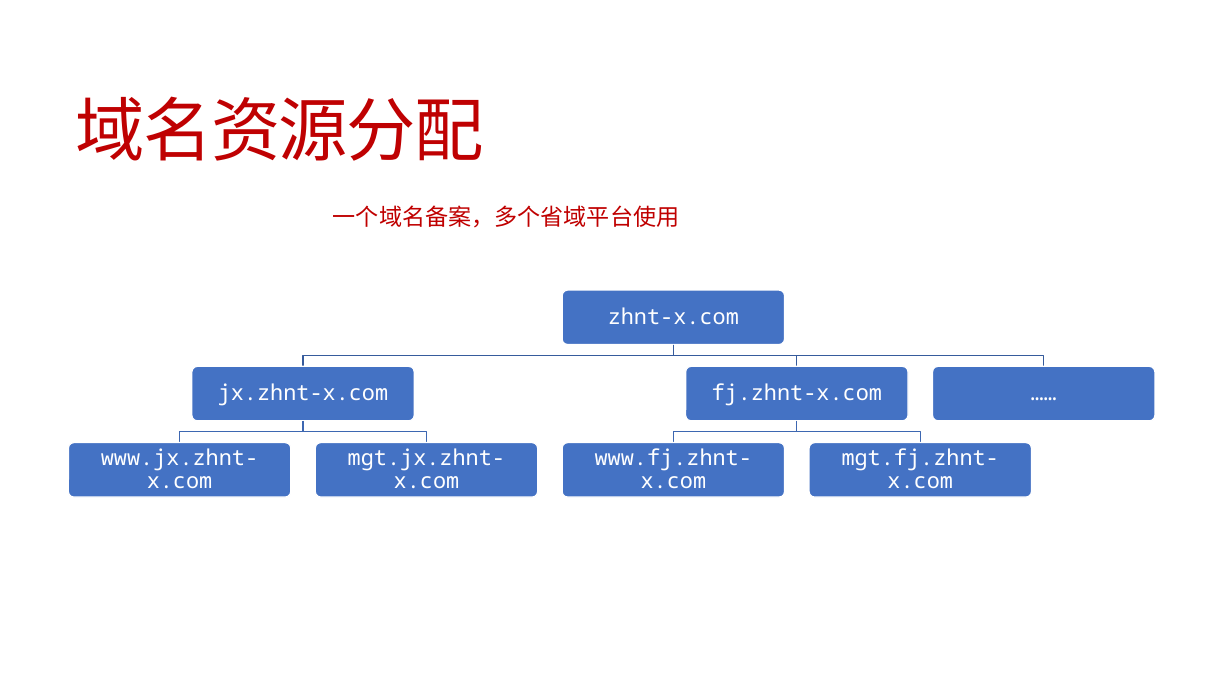
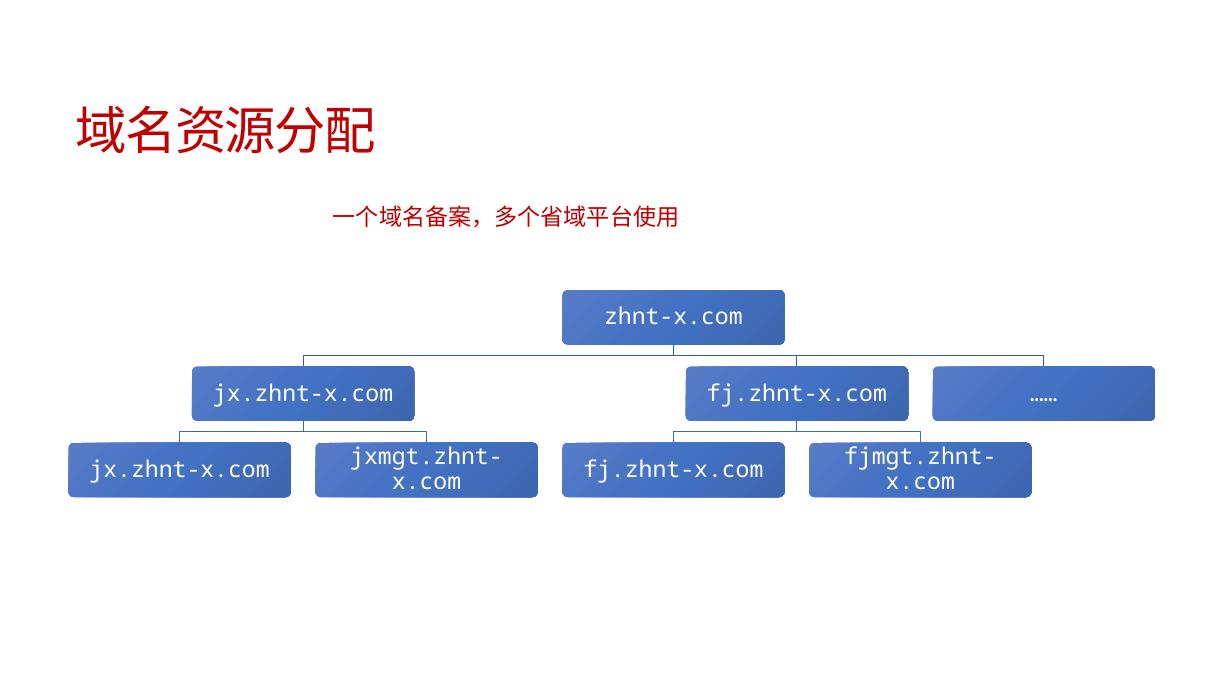
Before and after one commit to jzgi/chainsmart, a slide deck: slide 16 of Docs/品链供销平台.pptx. Drawn at 1232x693 pixels with LibreOffice and Linux fonts; fonts in the diff are those of the drawing. Boxes give left, top, right and bottom in pixels: in the first picture for what was removed or moved away, otherwise in the second. Text is boxed around its words. In the diff, an @@ line names an element or a change of style, - is before the commit and + after.

```diff
--- a/Docs/品链供销平台.pptx
+++ b/Docs/品链供销平台.pptx
@@ title "域名资源分配" at (76,106,376,153): size 54 to 40 pt @@
@@ outline #365B9D 1 pt to #365B9D 0.75 pt in 3 elements at (674,345,798,367), (674,345,1044,367), (303,345,674,367) @@
@@ size 17 to 18 pt in 4 elements at (604,306,743,324), (213,383,393,406), (707,383,887,406), (934,368,1153,420) @@
@@ fill #4472C4 to gradient #587DC8 to #4472C4 to #3D66B0; outline #FFFFFF 1 pt to none in 8 elements at (562,290,785,345), (192,366,415,421), (315,443,538,497), (686,366,909,421), (562,443,785,497), (810,443,1032,497), (933,366,1155,421), (68,443,291,497) @@
@@ text at (350,446,502,489): text changed; size 17 to 18 pt @@
-mgt.jx.zhnt-x.com
+jxmgt.zhnt-x.com
@@ outline #3E67B2 1 pt to #3E67B2 0.75 pt in 4 elements at (179,421,303,443), (303,421,427,443), (674,421,798,443), (797,421,921,443) @@
@@ text at (844,446,996,489): text changed; size 17 to 18 pt @@
-mgt.fj.zhnt-x.com
+fjmgt.zhnt-x.com
@@ text at (89,459,269,483): text changed; size 17 to 18 pt @@
-www.jx.zhnt-x.com
+jx.zhnt-x.com
@@ text at (583,459,763,483): text changed; size 17 to 18 pt @@
-www.fj.zhnt-x.com
+fj.zhnt-x.com
```
Also in this commit, not shown: 5 other slides changed, 2 slides added, 1 slide removed, 34 other files.
